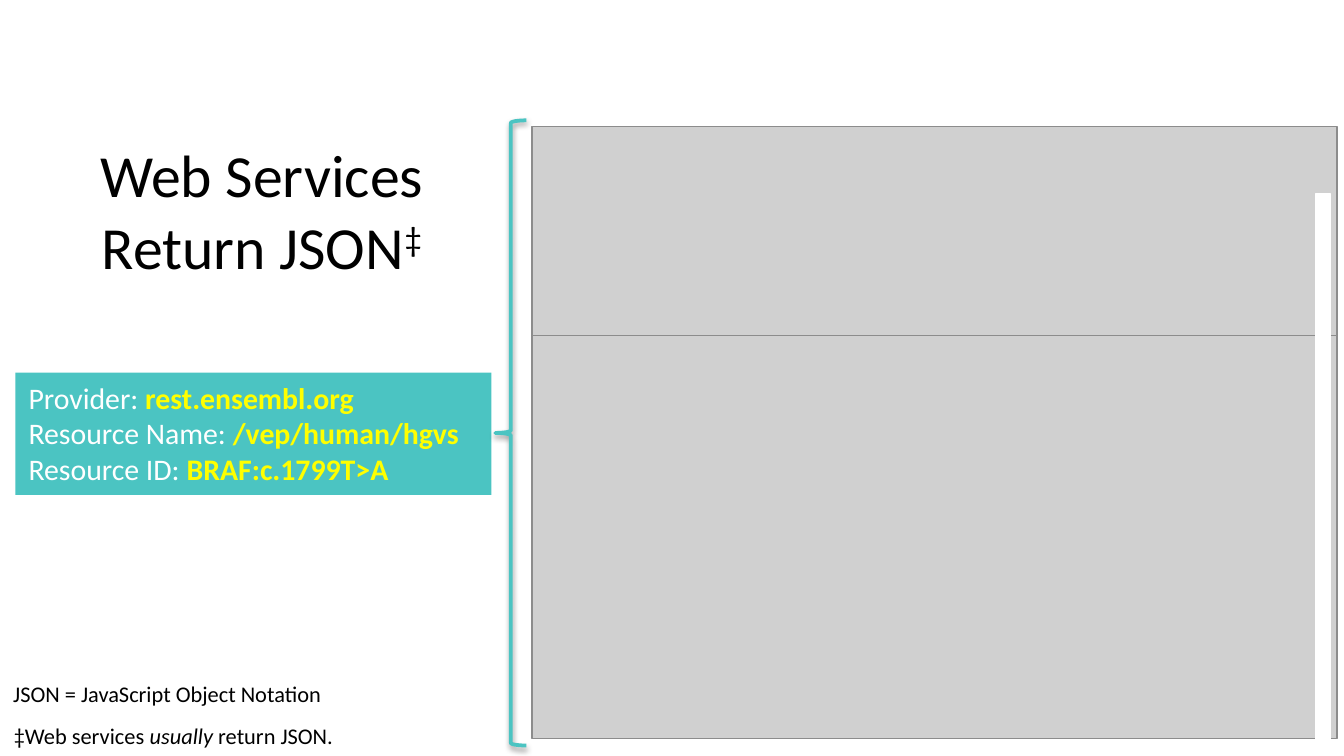
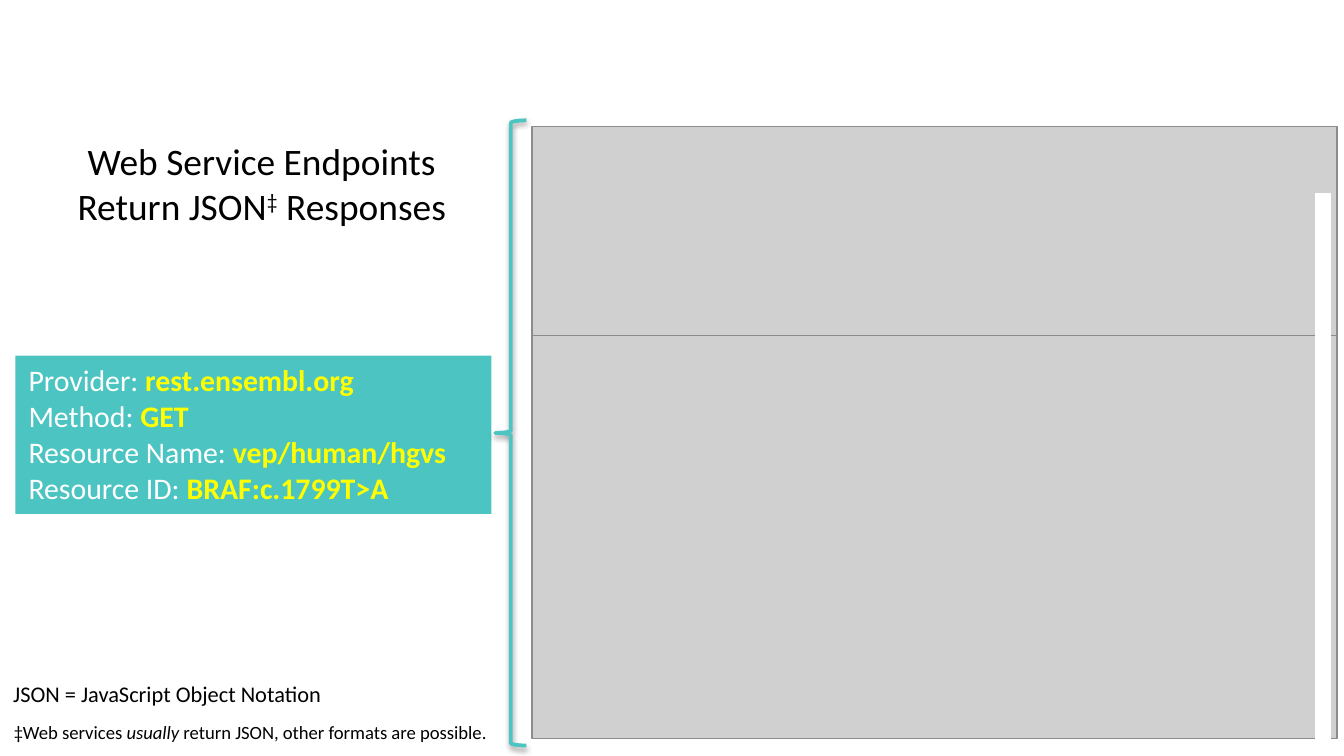
Before and after one commit to ghsmith/hladpb1, a slide deck: slide 25 of Hot_Topic_Analytics_and_Algorithms_Web_Based_Clinical_Decision_Support.pptx. Drawn at 1344x756 pixels with LibreOffice and Linux fonts; fonts in the diff are those of the drawing; grey boxes stand for pictures; background and template pictures are left out. Boxes give left, top, right and bottom in pixels: in the first picture for what was removed or moved away, otherwise in the second. Text is boxed around its words. In the diff, an @@ line names an element or a change of style, - is before the commit and + after.

Commit message:
PPTX update.

```diff
--- a/Hot_Topic_Analytics_and_Algorithms_Web_Based_Clinical_Decision_Support.pptx
+++ b/Hot_Topic_Analytics_and_Algorithms_Web_Based_Clinical_Decision_Support.pptx
@@ text at bbox=[78, 149, 446, 226]: text changed; size 32 to 20 pt @@
-Web Services Return JSON‡
+Web Service Endpoints Return JSON‡ Responses
@@ rectangle "Provider: rest.ensembl.org": place and size @@
-rectangle "Provider: rest.ensembl.org" at bbox=[15, 372, 491, 495]
+rectangle "Provider: rest.ensembl.org" at bbox=[15, 356, 491, 515]
@@ text in rectangle at bbox=[29, 406, 446, 468]: text changed; text colour #FFFF00 to #FFFFFF; bold off @@
-Resource Name: /vep/human/hgvs
+Method: GET
+Resource Name: vep/human/hgvs
@@ text at bbox=[14, 726, 486, 742]: text changed; size 12 to 10 pt @@
-‡Web services usually return JSON.
+‡Web services usually return JSON, other formats are possible.
```
Also in this commit, not shown: 6 other slides changed, 11 slides added, 1 slide removed.
